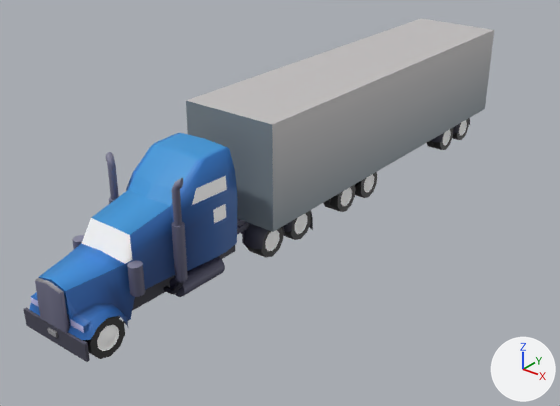
Before and after pictures for a commit that changed the glTF model EverythingLibraryBrowser/models/vehicles/vehicles-trucks-vans-semi-truck/vehicles-trucks-vans-semi-truck_v1.glb.
Camera for both pictures: a 50 mm lens placed at (14.6, -19.5, 12.1), pointed at (0.1, -1.5, 0.9). The axes (+X, +Y, +Z) are drawn at lower right. The lights are the same throughout. The first picture is the older version. Vertices at exactly the same position are counted once.

Objects in the first picture: 'Semi Truck'.
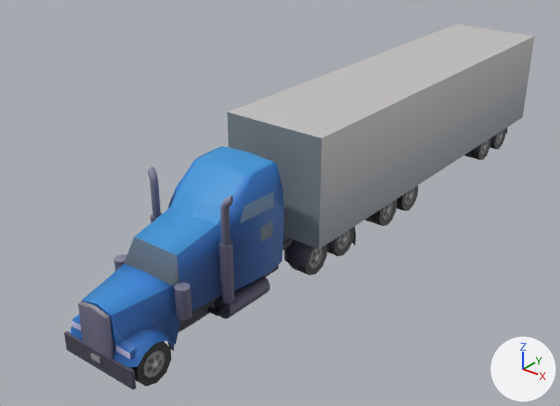
What differs and where, as boxes (x1, y1, x2, y2) in the pictures (560 x 406 px):
'Semi Truck', reshaped, moved
    before: (24, 18, 494, 362)
    after: (124, 130, 504, 378)
'Semi Truck.001', added
    after: (64, 24, 534, 390)
part 1 of me_mesh_002, deleted
    before: (24, 18, 494, 362)
part 2 of me_mesh_002, reshaped
    before: (30, 133, 377, 359)
    after: (124, 237, 179, 286)
part 3 of me_mesh_002, deleted
    before: (433, 118, 469, 150)
part 4 of me_mesh_002, recoloured
    before: (97, 121, 465, 351)
    after: (144, 131, 503, 378)

Patch to the scene script:
```diff
--- a/EverythingLibraryBrowser/models/vehicles/vehicles-trucks-vans-semi-truck/vehicles-trucks-vans-semi-truck_v1.glb.py
+++ b/EverythingLibraryBrowser/models/vehicles/vehicles-trucks-vans-semi-truck/vehicles-trucks-vans-semi-truck_v1.glb.py
@@ me_mesh_002 @@
 # used by ob_semi_truck; location = (0.0, 0.0, 0.0)
-me_mesh_002.from_pydata(...)  # 2707 vertices, 4612 faces; spans x -1.7..1.7, y -10.5..10.5, z 0.0..4.6
-me_mesh_002.materials.append(mat_mat_standard_067)
+me_mesh_002.from_pydata(...)  # 598 vertices, 994 faces; spans x -1.3..1.3, y -10.0..9.9, z 0.2..3.4
+# me_mesh_002 part 1: 54 loose pieces with 1402 vertices, spanning x -1.7..1.7, y -10.5..10.5, z 0.0..4.6, are deleted
+# me_mesh_002 part 2: 2 vertices moved within x -0.9..0.9, y -8.7, z 2.1; 543 vertices removed from x -1.3..1.3, y -10.4..2.8, z 0.0..4.1
+# me_mesh_002 part 3: 164 vertices removed from x -1.2..1.2, y 7.6..10.1, z 0.0..1.1
+# me_mesh_002 part 4: 716 kept faces spanning x -1.3..1.3, y -10.0..9.8, z 0.2..3.4 get new vertex colours; the middle colour goes from white #ffffff to grey #777777
 me_mesh_002.materials.append(mat_mat_refl_043)
@@ me_mesh_001 @@
+me_mesh_001.from_pydata(...)  # 2193 vertices, 3618 faces; spans x -1.7..1.7, y -10.5..10.5, z 0.0..4.6
+me_mesh_001.materials.append(mat_mat_standard_067)
@@ ob_semi_truck @@
 ob_semi_truck = bpy.data.objects.new('Semi Truck', me_mesh_002)
-ob_semi_truck.location = (0.0, 0.0, 0.0)
+ob_semi_truck.location = (1.68, 0.0, 0.0)
@@ ob_semi_truck_001 @@
+ob_semi_truck_001 = bpy.data.objects.new('Semi Truck.001', me_mesh_001)
+ob_semi_truck_001.location = (1.68, 0.0, 0.0)
```
